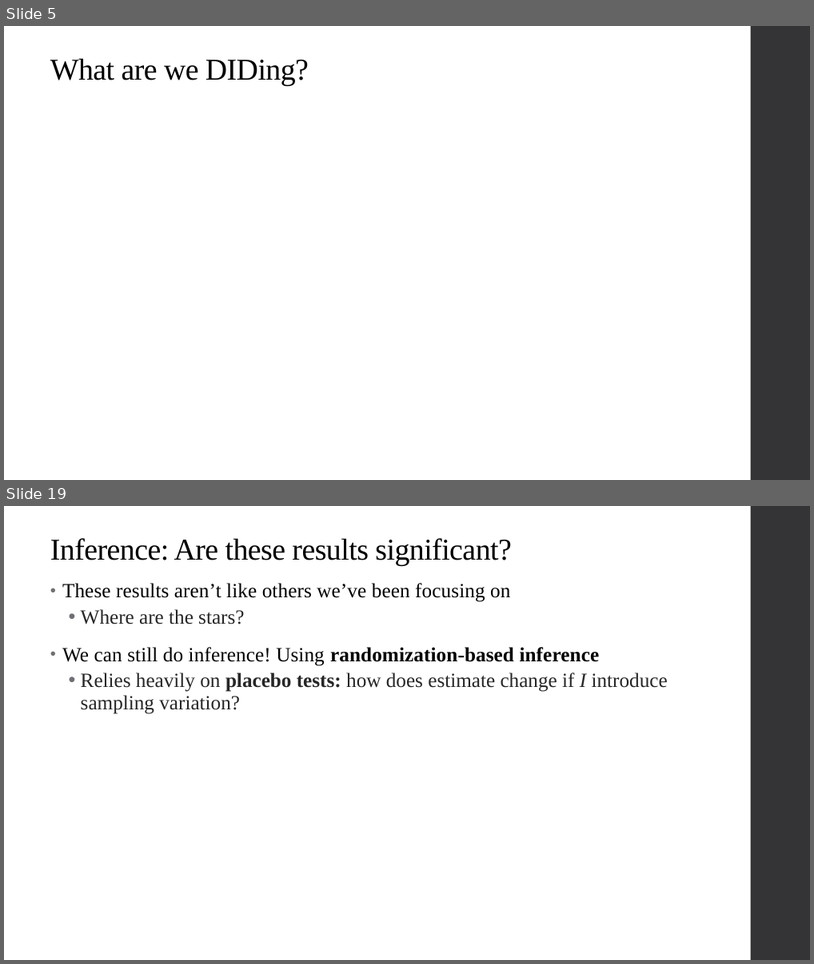
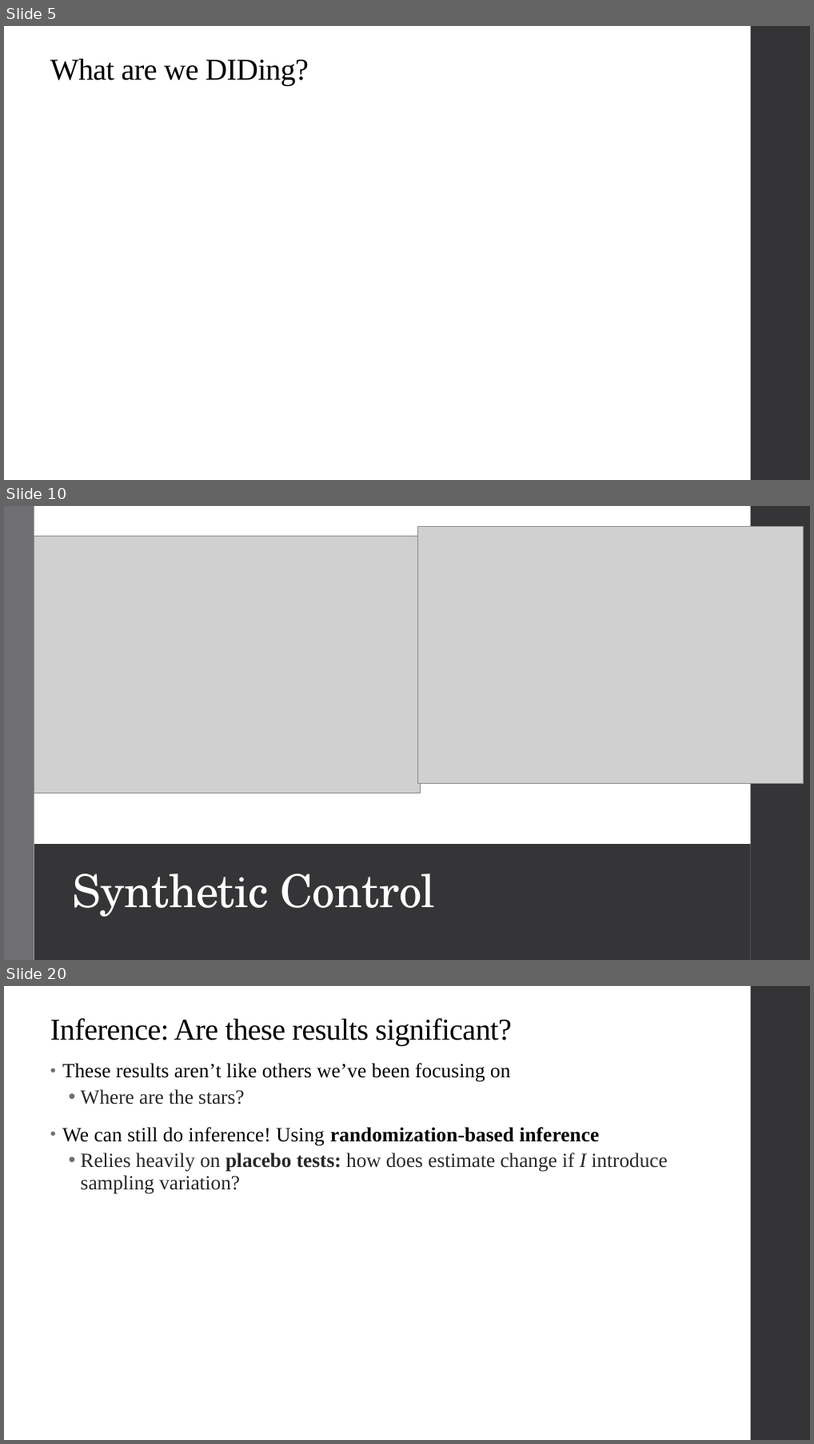
Before and after one commit to qiufei/fork-HAD5744, a slide deck: Lecture11_SyntheticControl_QuantileRegression/Lecture11_SyntheticControl_QuantileRegression.pptx. Shown one above the other, each under a label of ours: slides 5 and 19 before the commit, slides 5, 10 and 20 after it; the slides between them are not shown. The pictures are 814x964 and 814x1444 pixels, drawn with LibreOffice and Linux fonts; fonts in the diff are those of the drawing; grey boxes stand for pictures. Boxes give left, top, right and bottom in pixels: in the first picture for what was removed or moved away, otherwise in the second. Text is boxed around its words. In the diff, an @@ line names an element or a change of style, - is before the commit and + after.

```diff
--- a/Lecture11_SyntheticControl_QuantileRegression/Lecture11_SyntheticControl_QuantileRegression.pptx
+++ b/Lecture11_SyntheticControl_QuantileRegression/Lecture11_SyntheticControl_QuantileRegression.pptx
@@ slide 10 added at (4,506,810,960), background #FFFFFF; not listed: 1 template element that a slide beside it also shows @@
@@ rectangle added at (4,506,34,960), fill #6F6F74 @@
@@ rectangle added at (34,506,751,844), fill #FFFFFF @@
@@ picture added at (418,526,804,783) @@
@@ rectangle added at (751,506,810,960), fill #353537 @@
@@ picture added at (34,536,420,792) @@
@@ rectangle added at (34,844,751,960), fill #353537 @@
@@ title added at (73,873,436,916), 54 pt, text #FFFFFF @@
+Synthetic Control
@@ what was slide 19 is now slide 20 @@
```
Also in this commit, not shown: 12 slides changed, 7 other slides added, 5 slides removed, 4 other files.
